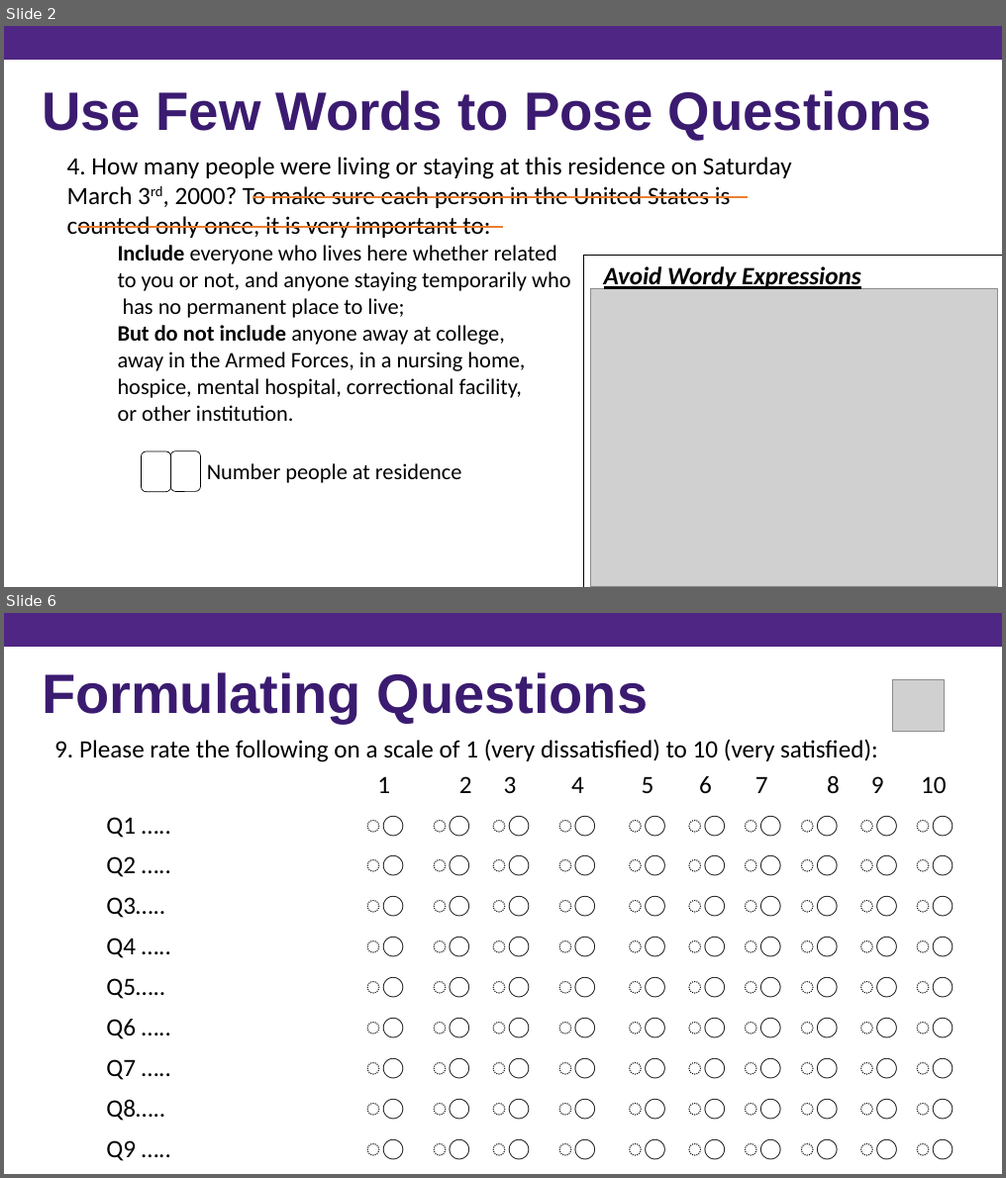
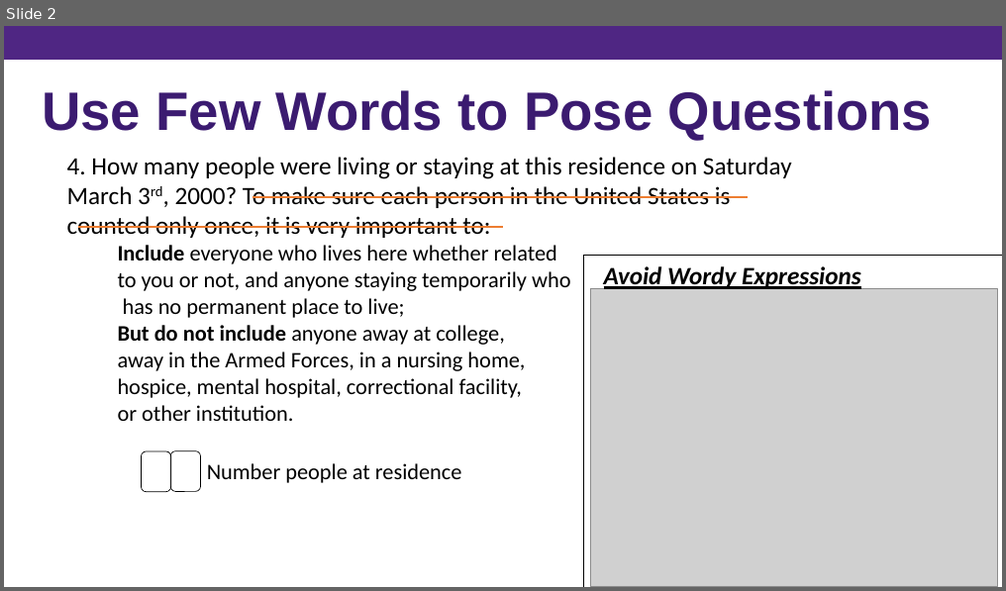
Before and after one commit to kpuka/SIMAH, a slide deck: images/posts/survey_design/Survey Design (PowerPoint) - Copy.pptx. Shown one above the other, each under a label of ours: slides 2 and 6 before the commit, slide 2 after it; the slides between them are not shown. The pictures are 1006x1178 and 1006x591 pixels, drawn with LibreOffice and Linux fonts; fonts in the diff are those of the drawing; grey boxes stand for pictures. Boxes give left, top, right and bottom in pixels: in the first picture for what was removed or moved away, otherwise in the second. Text is boxed around its words. In the diff, an @@ line names an element or a change of style, - is before the commit and + after.

```diff
--- a/images/posts/survey_design/Survey Design (PowerPoint) - Copy.pptx
+++ b/images/posts/survey_design/Survey Design (PowerPoint) - Copy.pptx
@@ slide 6 removed at (x1=4, y1=613, x2=1002, y2=1174), background #FFFFFF @@
@@ rectangle removed at (x1=4, y1=613, x2=1002, y2=647) @@
@@ text removed at (x1=42, y1=672, x2=648, y2=723) @@
-Formulating Questions
@@ picture removed at (x1=893, y1=680, x2=944, y2=731) @@
@@ text removed at (x1=54, y1=739, x2=878, y2=762) @@
-9. Please rate the following on a scale of 1 (very dissatisfied) to 10 (very satisfied):
@@ table removed at (x1=97, y1=764, x2=961, y2=1169), 10 rows, 11 columns @@
- | 1 | 2 | 3 | 4 | 5 | 6 | 7 | 8 | 9 | 10
-Q1 ….. | ⃝ | ⃝ | ⃝ | ⃝ | ⃝ | ⃝ | ⃝ | ⃝ | ⃝ | ⃝
-Q2 ….. | ⃝ | ⃝ | ⃝ | ⃝ | ⃝ | ⃝ | ⃝ | ⃝ | ⃝ | ⃝
-Q3….. | ⃝ | ⃝ | ⃝ | ⃝ | ⃝ | ⃝ | ⃝ | ⃝ | ⃝ | ⃝
-Q4 ….. | ⃝ | ⃝ | ⃝ | ⃝ | ⃝ | ⃝ | ⃝ | ⃝ | ⃝ | ⃝
-Q5….. | ⃝ | ⃝ | ⃝ | ⃝ | ⃝ | ⃝ | ⃝ | ⃝ | ⃝ | ⃝
-Q6 ….. | ⃝ | ⃝ | ⃝ | ⃝ | ⃝ | ⃝ | ⃝ | ⃝ | ⃝ | ⃝
-Q7 ….. | ⃝ | ⃝ | ⃝ | ⃝ | ⃝ | ⃝ | ⃝ | ⃝ | ⃝ | ⃝
-Q8….. | ⃝ | ⃝ | ⃝ | ⃝ | ⃝ | ⃝ | ⃝ | ⃝ | ⃝ | ⃝
-Q9 ….. | ⃝ | ⃝ | ⃝ | ⃝ | ⃝ | ⃝ | ⃝ | ⃝ | ⃝ | ⃝
@@ rectangle removed at (x1=4, y1=1099, x2=1002, y2=1174) @@
```
Also in this commit, not shown: 6 other slides removed, 15 other files.
